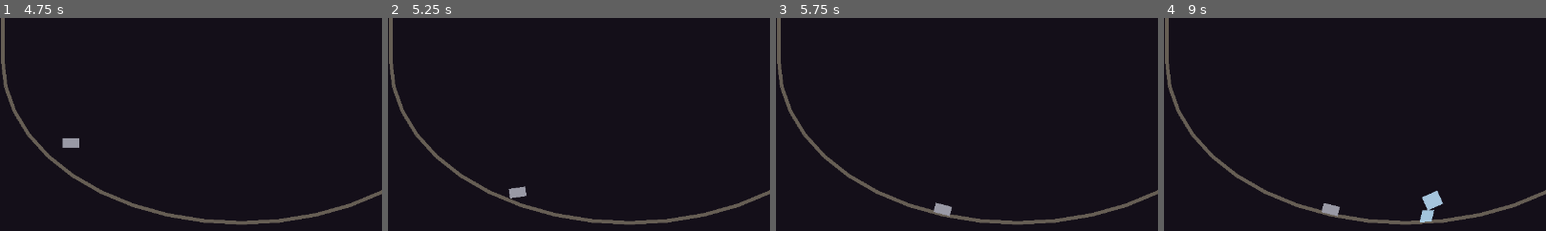
Above: before the commit, frames 1-4 (left to right).
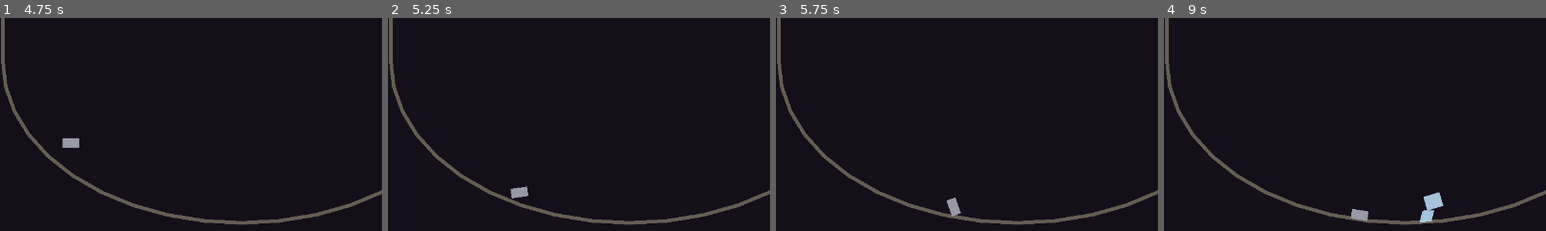
Above: after the commit, the same moments.

Repository: zholobov/alchemy-proto
Game: Godot game, scene res://src/main.tscn
Same seed, same stepped clock (60 frames per second), same inputs: the game is played once before the commit and once after it.
Inputs:
- Up to frame 1 (4.75 s): click "Iron Fi [P]" at 0.5 s; click "Rock [S]" at 1.25 s; click "Sulfur [P]" at 2 s; click "Iron In [S]" at 2.75 s; click "Water [L]" at 3.5 s; click "Hot Wat [L]" at 4.25 s
- Up to frame 2 (5.25 s): click "Mercury [L]" at 5 s
- Up to frame 3 (5.75 s): no input
- Up to frame 4 (9 s): click "Crystal [S]" at 5.75 s; click "Ice [S]" at 6.5 s; click "Charcoa [P]" at 7.25 s; click "Salt [P]" at 8 s; click "Oil [L]" at 8.75 s
The pictures show only the part of the screen within x 18-68%, y 50-100%; the shares and areas given below are measured in that part.

Frame 1 is identical in both runs. In frame 2, less than 0.1% of the frame differs, in the area x 31-37%, y 78-85%; in frame 3, 0.4%; in frame 4, 0.5%, in the area x 41-74%, y 81-96%.
Error in both runs: Cannot call method 'buffer_update' on a null value. (res://src/simulation/particle_fluid_solver.gd:411)

Commit message:
fix(buoyancy): angular damping + smoothed torque stops random rotation
Three changes to fix floating bodies spinning randomly:

1. Angular damping: set body.angular_damp proportional to submersion
   (same scaling as linear_damp). Without this, any torque caused
   undamped rotational oscillation.

2. Torque scale: multiply raw torque by TORQUE_SCALE (0.02) so the
   righting force is a gentle hint, not a forceful spin. A 30° tilt
   corrects in ~1 second instead of slamming back instantly.

3. Torque smoothing: lerp(old_torque, new_torque, 0.08) acts as a
   low-pass filter. Kills the frame-to-frame jitter caused by the
   discretized submerged-cell set changing as the body rocks
   (different cells pass the point-in-polygon test each frame).

20/20 gameplay tests pass.

Co-Authored-By: Claude Opus 4.6 (1M context) <noreply@anthropic.com>

Diff:
--- a/src/simulation/rigid_body_mgr.gd
+++ b/src/simulation/rigid_body_mgr.gd
@@ -29,6 +29,17 @@
 ## Effective c = DRAG_COEF × submerged_cells × MASS_SCALE ≈ 150×45×0.01 = 67.
 ## Slightly underdamped → body settles with ≤1 gentle overshoot.
 const DRAG_COEF: float = 300.0
+
+## Torque from asymmetric submersion is scaled down by this factor.
+## Raw torque is very strong (offset_px × net_force); 0.02 makes it a
+## gentle righting hint that takes ~1 second to correct a 30° tilt.
+const TORQUE_SCALE: float = 0.02
+
+## Lerp factor for smoothing torque between frames. Low values (0.05–0.1)
+## act as a low-pass filter that kills jitter from the discretized
+## submerged-cell set changing frame to frame. Higher = more responsive
+## but more jittery.
+const TORQUE_SMOOTHING: float = 0.08
 
 var grid: ParticleGrid
 var _bodies: Array[RigidBody2D] = []
@@ -320,13 +331,21 @@
 			# At damp=30, velocity halves in ~0.023s (≈1.4 frames). Strong
 			# but stable because Godot integrates it within the step.
 			body.linear_damp = DRAG_COEF * float(submerged_cells) * MASS_SCALE / maxf(body.mass, 0.01)
+			# Angular damping prevents rotational oscillation from the
+			# restoring torque. Same scaling as linear damp.
+			body.angular_damp = DRAG_COEF * float(submerged_cells) * MASS_SCALE / maxf(body.mass, 0.01)
 		else:
-			body.linear_damp = 0.5  # small air resistance
-
-		# Torque from asymmetric submersion (tilts the body).
+			body.linear_damp = 0.5
+			body.angular_damp = 0.5
+
+		# Torque from asymmetric submersion (tilts the body like a boat).
+		# Scaled down (TORQUE_SCALE) so it's a gentle righting hint, and
+		# smoothed via lerp to kill frame-to-frame jitter from the
+		# discretized submerged-cell set changing as the body rocks.
 		if total_mass > 0.0:
 			var center := Vector2(sum_x / total_mass, sum_y / total_mass)
 			var offset := center - body.global_position
-			body.constant_torque = offset.x * net_y
+			var target_torque := offset.x * net_y * TORQUE_SCALE
+			body.constant_torque = lerpf(body.constant_torque, target_torque, TORQUE_SMOOTHING)
 		else:
-			body.constant_torque = 0.0
+			body.constant_torque = lerpf(body.constant_torque, 0.0, TORQUE_SMOOTHING)
